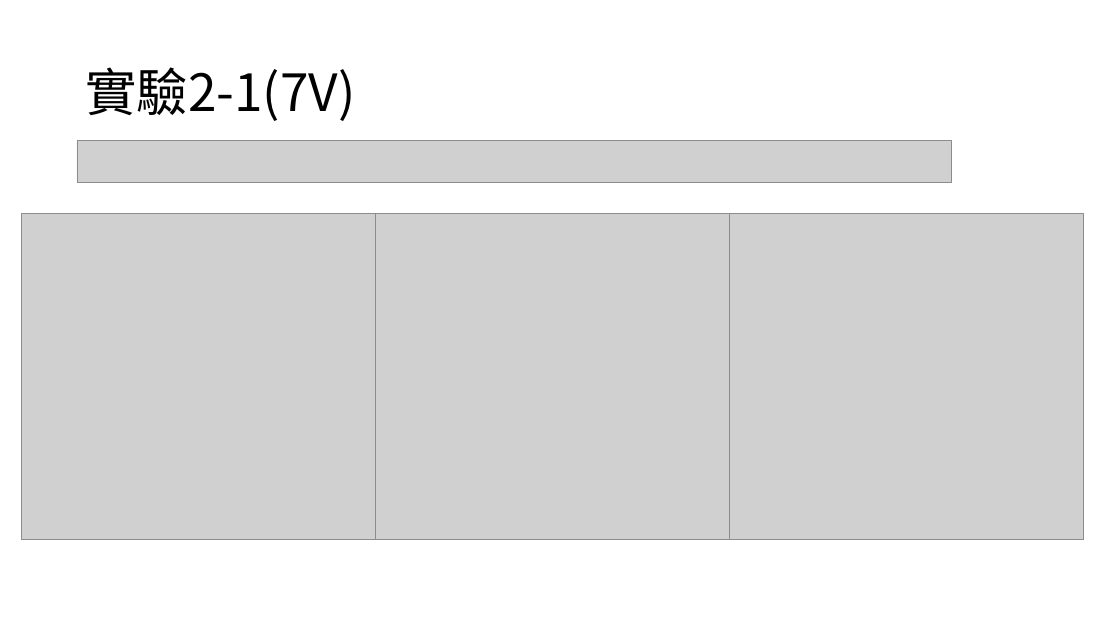
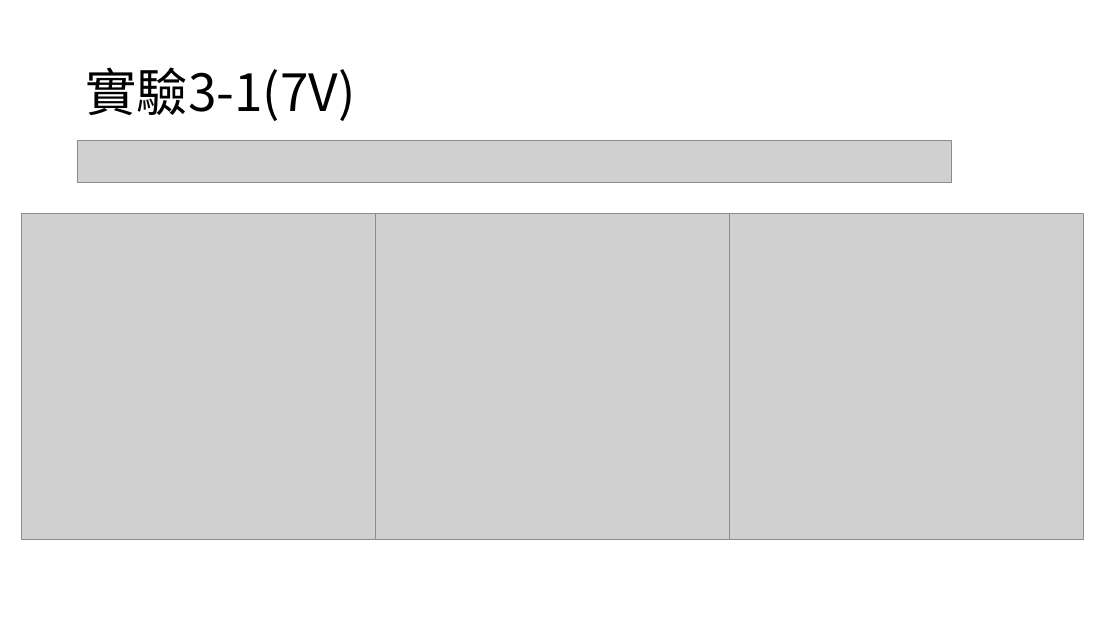
Before and after one commit to yeyi58095/control_lab, a slide deck: slide 7 of 實驗三/presentation/實驗三_第二組_葉彥辰_郭亮佑_蘇昱嘉.pptx (slide 5 before the commit). Drawn at 1120x630 pixels with LibreOffice and Linux fonts; fonts in the diff are those of the drawing; grey boxes stand for pictures. Boxes give left, top, right and bottom in pixels: in the first picture for what was removed or moved away, otherwise in the second. Text is boxed around its words. In the diff, an @@ line names an element or a change of style, - is before the commit and + after.

```diff
--- a/實驗三/presentation/實驗三_第二組_葉彥辰_郭亮佑_蘇昱嘉.pptx
+++ b/實驗三/presentation/實驗三_第二組_葉彥辰_郭亮佑_蘇昱嘉.pptx
@@ title at bbox=[85, 67, 355, 121]: text changed @@
-實驗2-1(7V)
+實驗3-1(7V)
```
Also in this commit, not shown: 12 other slides changed, 7 slides added.
